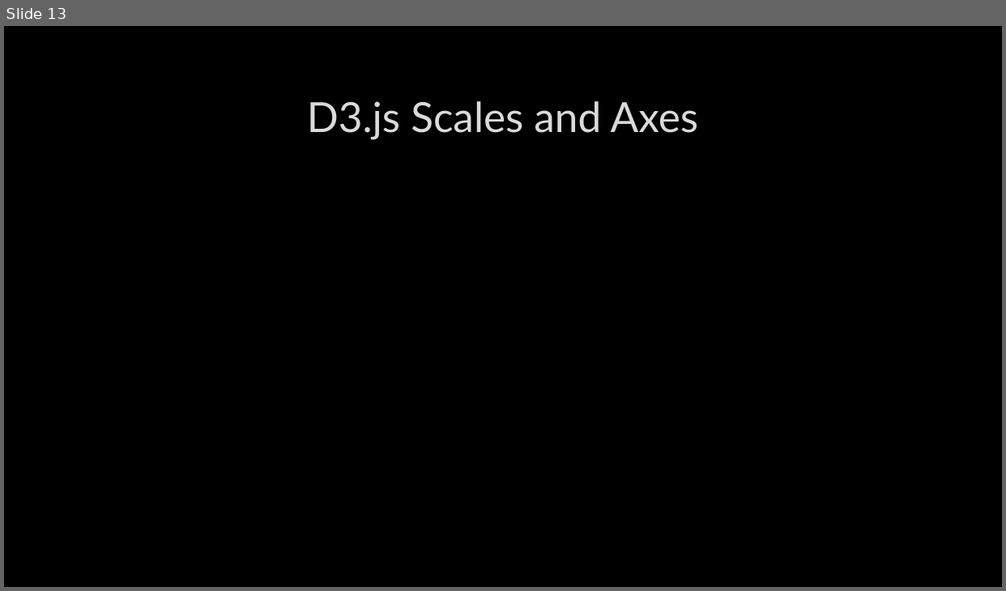
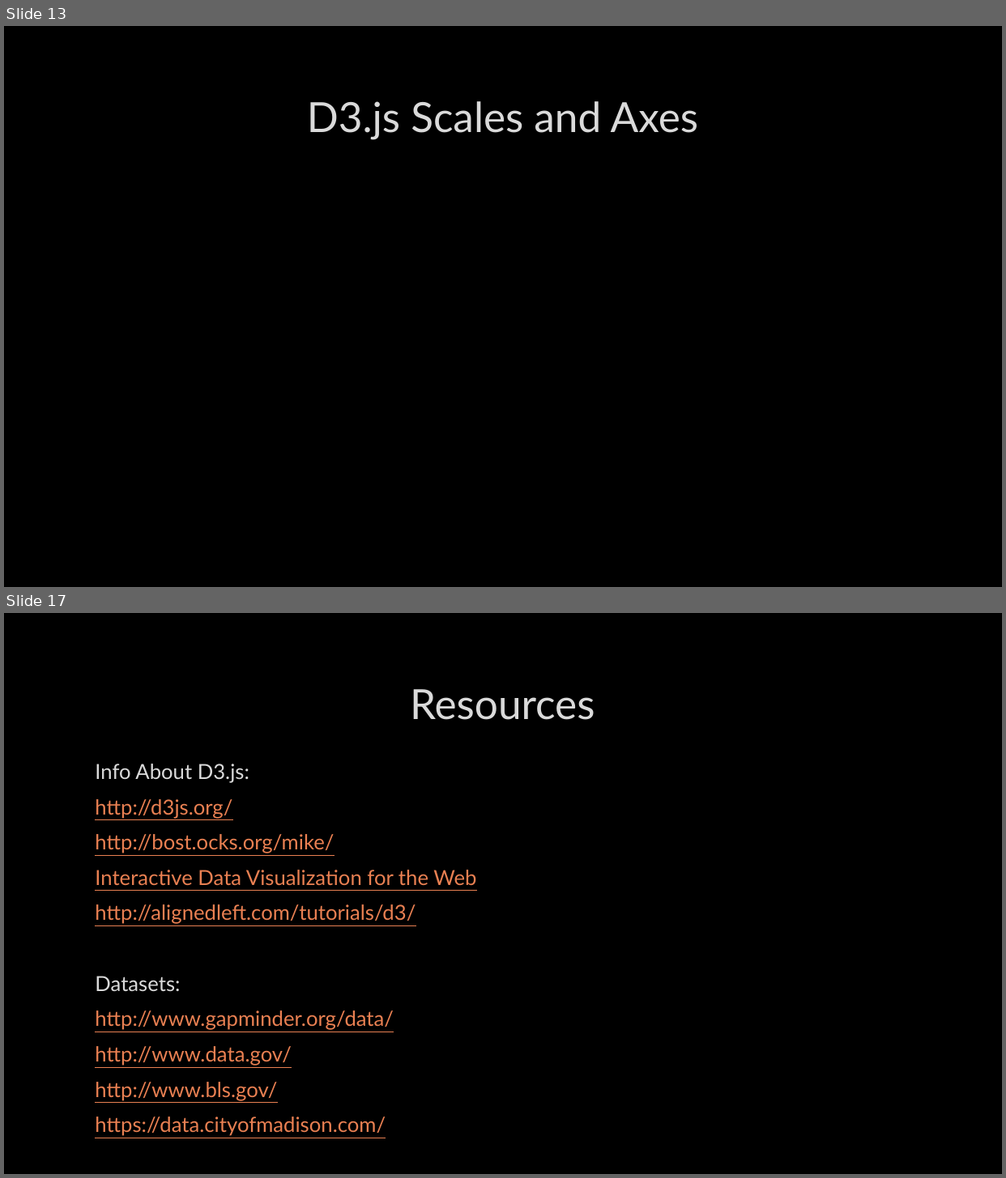
Before and after one commit to DustinEwers/D3-DotNetMVC-Demos, a slide deck: Slides/D3.pptx. Shown one above the other, each under a label of ours: slide 13 before the commit, slides 13 and 17 after it; the slides between them are not shown. The pictures are 1006x591 and 1006x1178 pixels, drawn with LibreOffice and Linux fonts; fonts in the diff are those of the drawing; background and template pictures are left out. Boxes give left, top, right and bottom in pixels: in the first picture for what was removed or moved away, otherwise in the second. Text is boxed around its words. In the diff, an @@ line names an element or a change of style, - is before the commit and + after.

```diff
--- a/Slides/D3.pptx
+++ b/Slides/D3.pptx
@@ slide 17 added at box(4, 613, 1002, 1174), background picture (left out) @@
@@ title added at box(410, 689, 594, 720), 40 pt, text #DADADA @@
+Resources
@@ text added at box(95, 764, 476, 1136), 20 pt, text #E98052, underline @@
+Info About D3.js:
+http://d3js.org/
+http://bost.ocks.org/mike/
+Interactive Data Visualization for the Web
+http://alignedleft.com/tutorials/d3/
+Datasets:
+http://www.gapminder.org/data/
+http://www.data.gov/
+http://www.bls.gov/
+https://data.cityofmadison.com/
```
Also in this commit, not shown: 3 other slides added, 1 other file.
